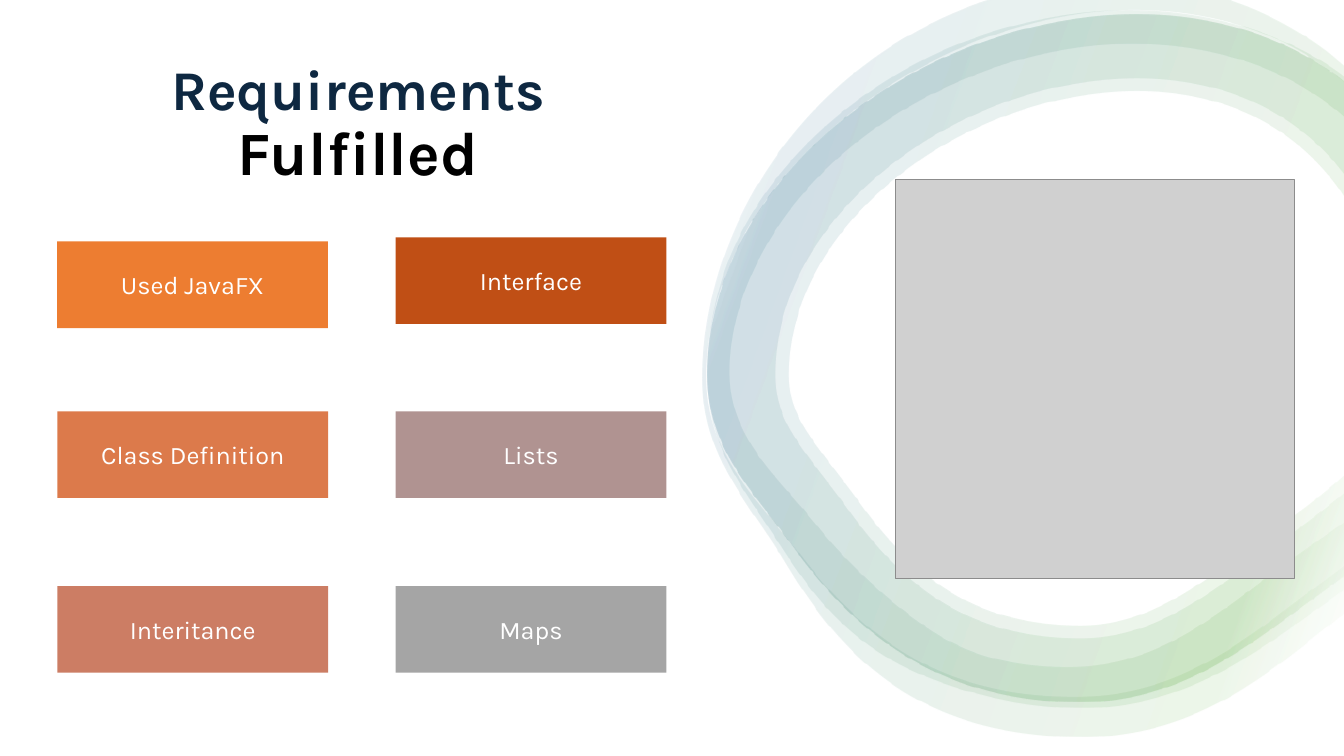
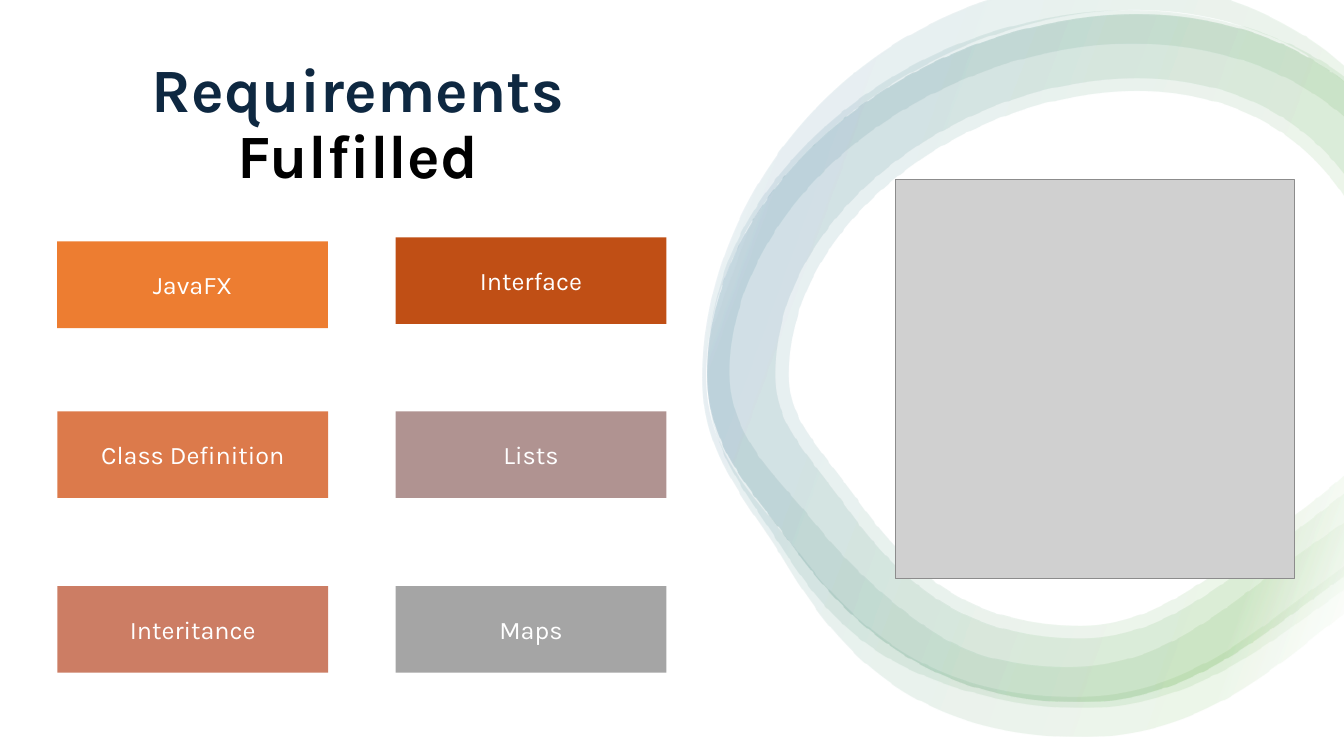
Before and after one commit to Yirui99/HuskyBug, a slide deck: slide 3 of Final Project Presentation Slides.pptx. Drawn at 1344x756 pixels with LibreOffice and Linux fonts; fonts in the diff are those of the drawing; grey boxes stand for pictures. Boxes give left, top, right and bottom in pixels: in the first picture for what was removed or moved away, otherwise in the second. Text is boxed around its words. In the diff, an @@ line names an element or a change of style, - is before the commit and + after.

```diff
--- a/Final Project Presentation Slides.pptx
+++ b/Final Project Presentation Slides.pptx
@@ title "Requirements Fulfilled" at <box>152,68,564,179</box>: size 40 to 44 pt in "Requirements" @@
@@ text in rectangle at <box>153,278,233,295</box>: text changed @@
-Used JavaFX
+JavaFX
```
Also in this commit, not shown: 2 other slides changed, 1 other file.
